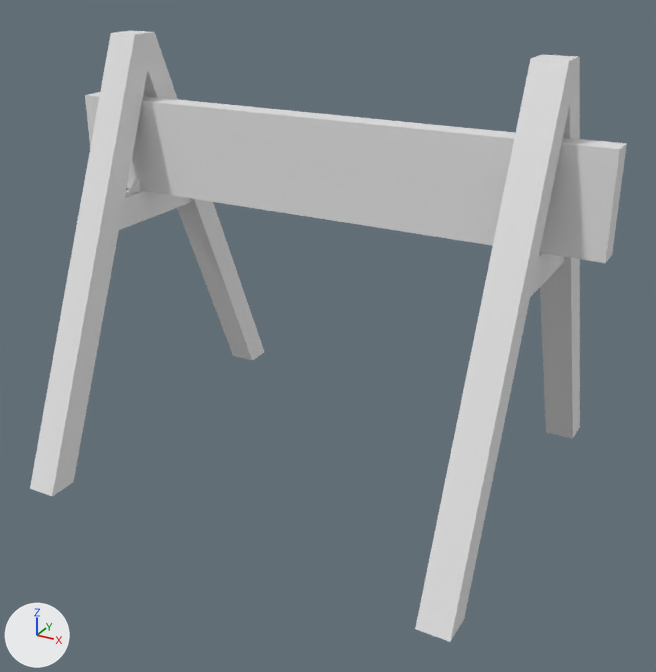
Renders of the FBX model Assets/Objects/Barrier_1/Barrier_1-1.fbx from each side of a commit.
One viewpoint serves both versions: a 50 mm lens placed at (0.683, -1.216, 0.843), pointed at (0.032, -0.032, 0.251). Arrows for +X, +Y and +Z are at lower left; the lights stay in place. Where no turn or scale is listed for an object, it has been applied to the vertices.

Objects in the first picture: 'Barrier_1-1'.
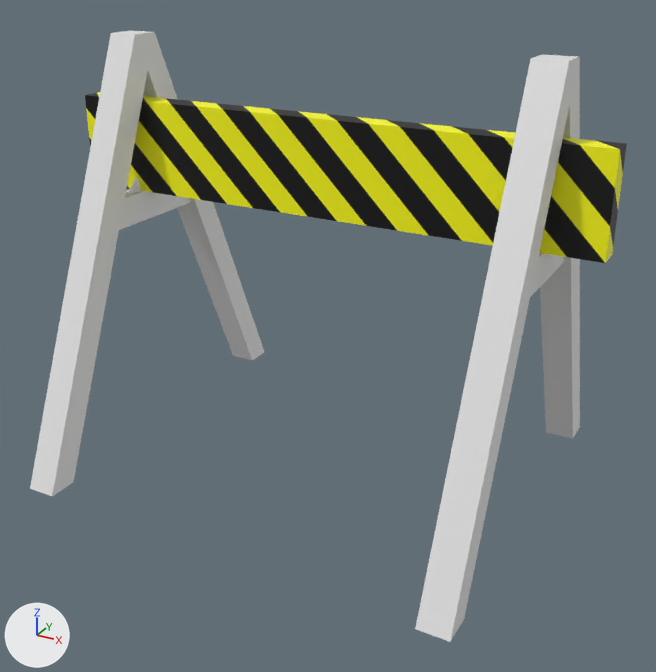
Where the change shows, as pixel boxes [x1, y1, x2, y2] in the pictures (656 x 672 px):
part 1 of me_barrier_1_1, recoloured: [85, 92, 626, 263] in both
part 2 of me_barrier_1_1, recoloured: [605, 144, 627, 263] in both

The change in detail:
Picture 'Barrier_1.jpg' (img_barrier_1_jpg) is new.
Material 'Barrier_1A' (mat_barrier_1a) is new.
Its texture is img_barrier_1_jpg.
me_barrier_1_1 has 76 vertices, 48 faces and spans x -0.45..0.45, y -0.325..0.325, z 0.0..0.7.
me_barrier_1_1 is used by ob_barrier_1_1; location (0.0, 0.0, 0.0).
me_barrier_1_1 part 1: all 4 faces centred in x 0.0, y -0.02..0.02, z 0.442..0.595 switch from mat_barrier_1 (white #e7e7e7) to mat_barrier_1a (picture img_barrier_1_jpg).
me_barrier_1_1 part 2: the 1 face centred in x 0.45, y 0.0, z 0.518 switches from mat_barrier_1 (white #e7e7e7) to mat_barrier_1a (picture img_barrier_1_jpg).
